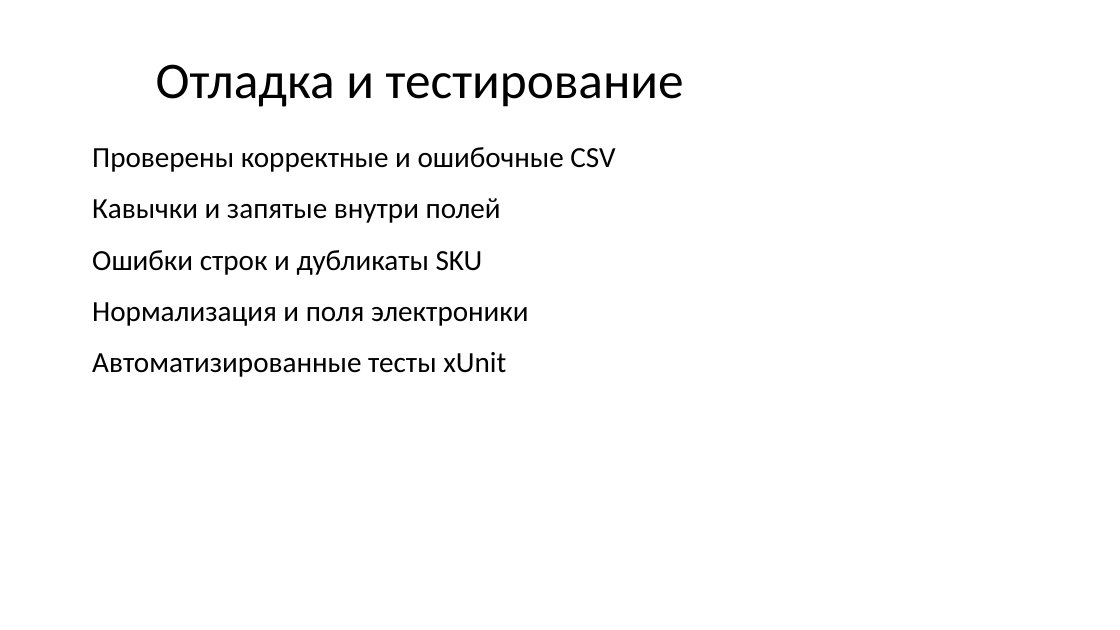
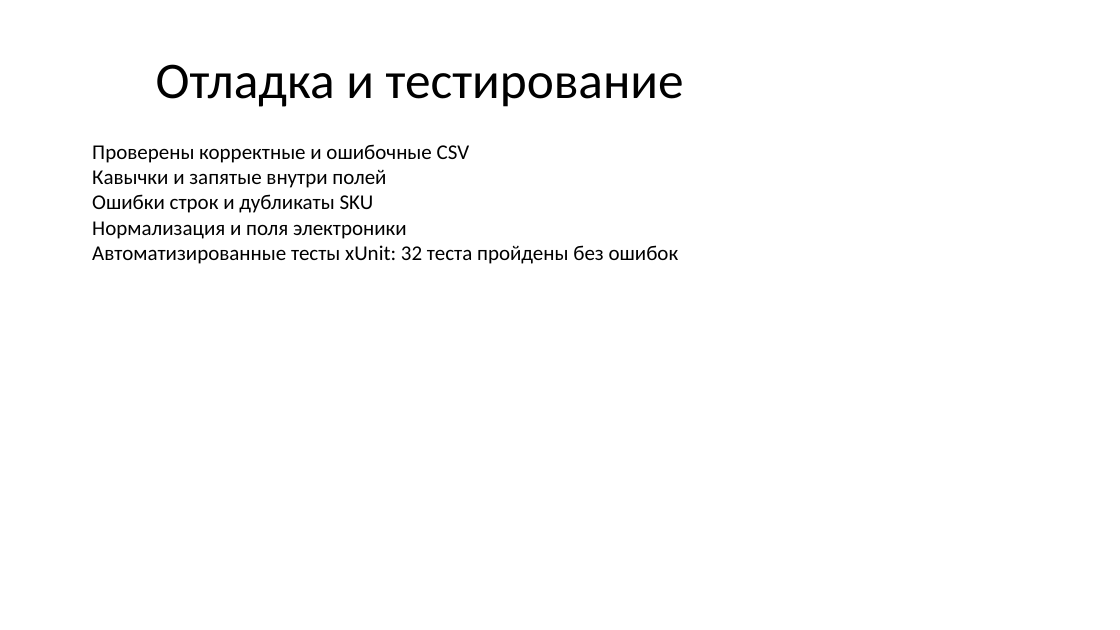
Before and after one commit to Hokpy/Project_CSV, a slide deck: slide 8 of final_documents/Презентация_ПП0201.pptx. Drawn at 1120x630 pixels with LibreOffice and Linux fonts; fonts in the diff are those of the drawing. Boxes give left, top, right and bottom in pixels: in the first picture for what was removed or moved away, otherwise in the second. Text is boxed around its words. In the diff, an @@ line names an element or a change of style, - is before the commit and + after.

```diff
--- a/final_documents/Презентация_ПП0201.pptx
+++ b/final_documents/Презентация_ПП0201.pptx
@@ text at box(92, 144, 470, 239): size 25 to 18 pt in "Проверены корректные и ошибочные CSV", "Кавычки и запятые внутри полей", "Ошибки строк и дубликаты SKU", "Нормализация и поля электроники"; less space between paragraphs @@
@@ text at box(92, 245, 679, 264): text changed; size 25 to 18 pt @@
-Автоматизированные тесты xUnit
+Автоматизированные тесты xUnit: 32 теста пройдены без ошибок
```
Also in this commit, not shown: 1 other slide changed, 7 other files.
